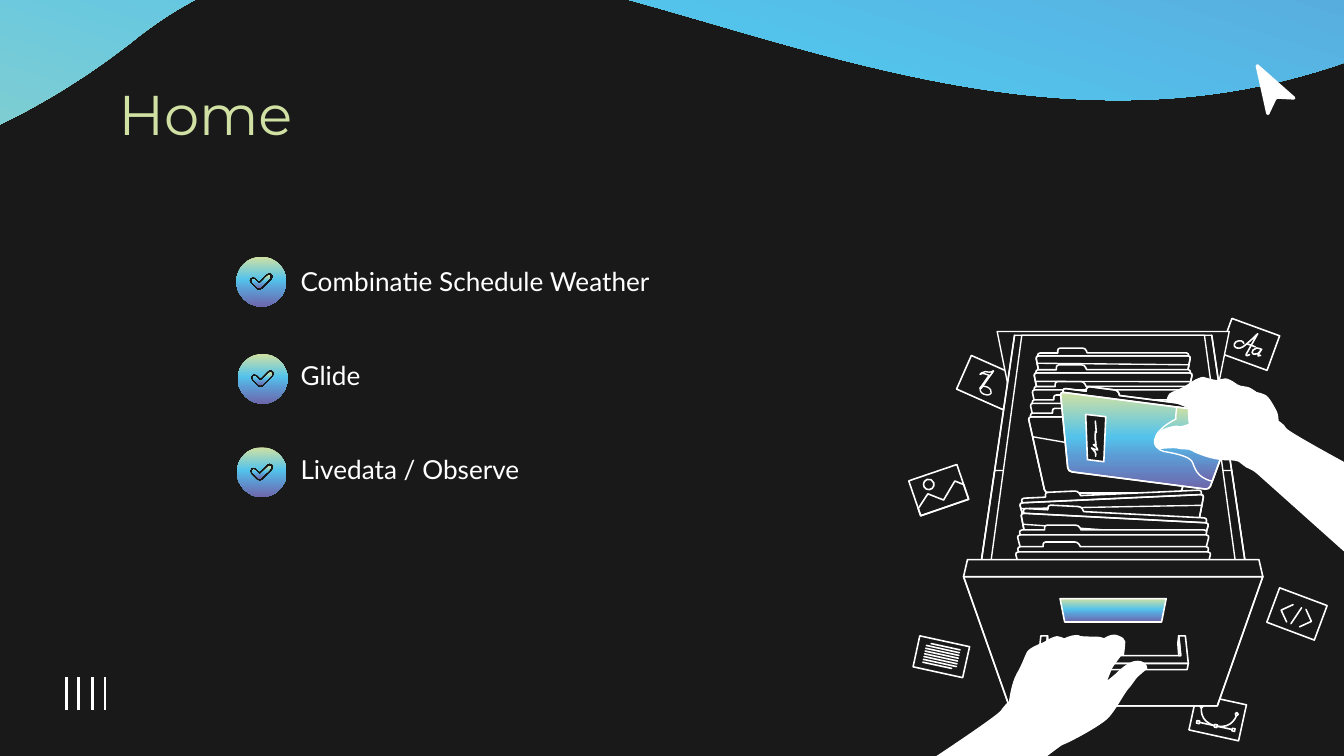
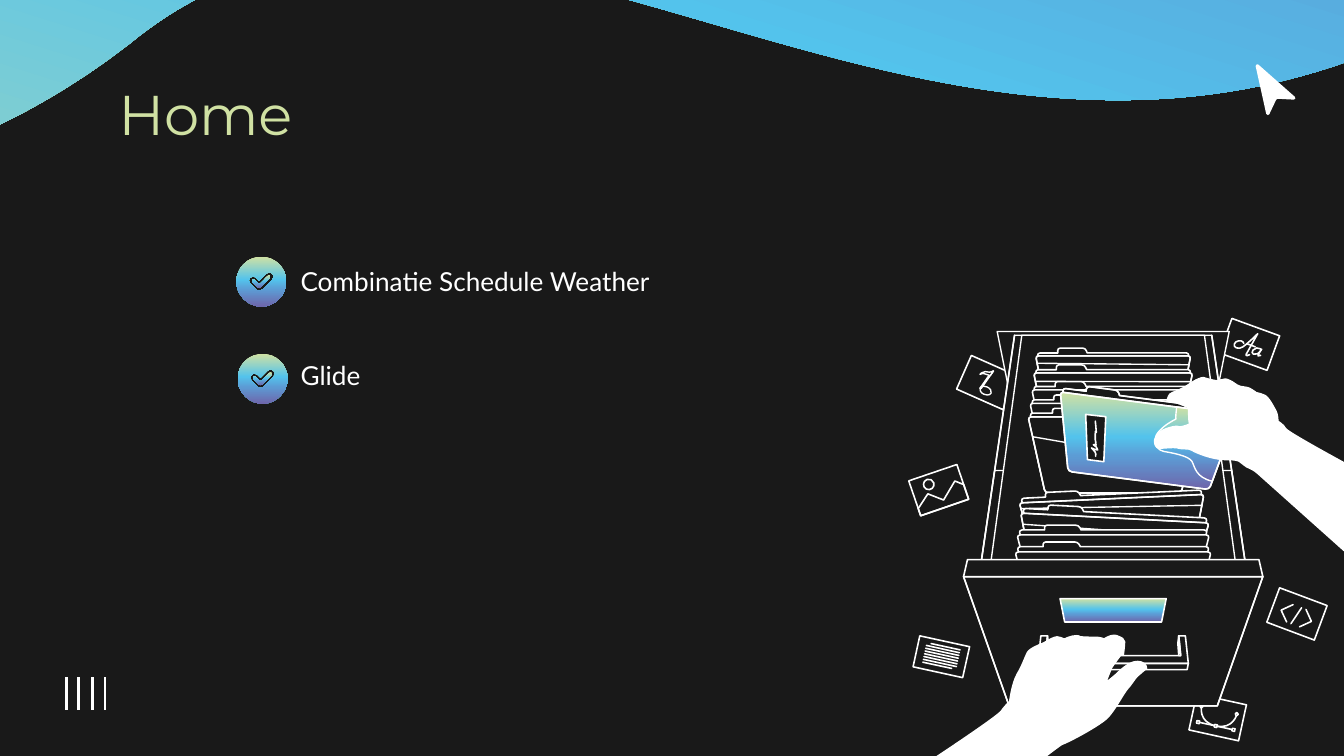
Before and after one commit to School-Jordy/MobieleApps2-WeatherApp, a slide deck: slide 12 of MobieleApps2.pptx. Drawn at 1344x756 pixels with LibreOffice and Linux fonts; fonts in the diff are those of the drawing. Boxes give left, top, right and bottom in pixels: in the first picture for what was removed or moved away, otherwise in the second. Text is boxed around its words. In the diff, an @@ line names an element or a change of style, - is before the commit and + after.

```diff
--- a/MobieleApps2.pptx
+++ b/MobieleApps2.pptx
@@ freeform shape removed at (237,448,286,497) @@
@@ freeform shape removed at (253,466,273,480) @@
@@ text at (301,459,519,479): paragraph removed @@
-Livedata / Observe
```
Also in this commit, not shown: 2 other slides changed.
